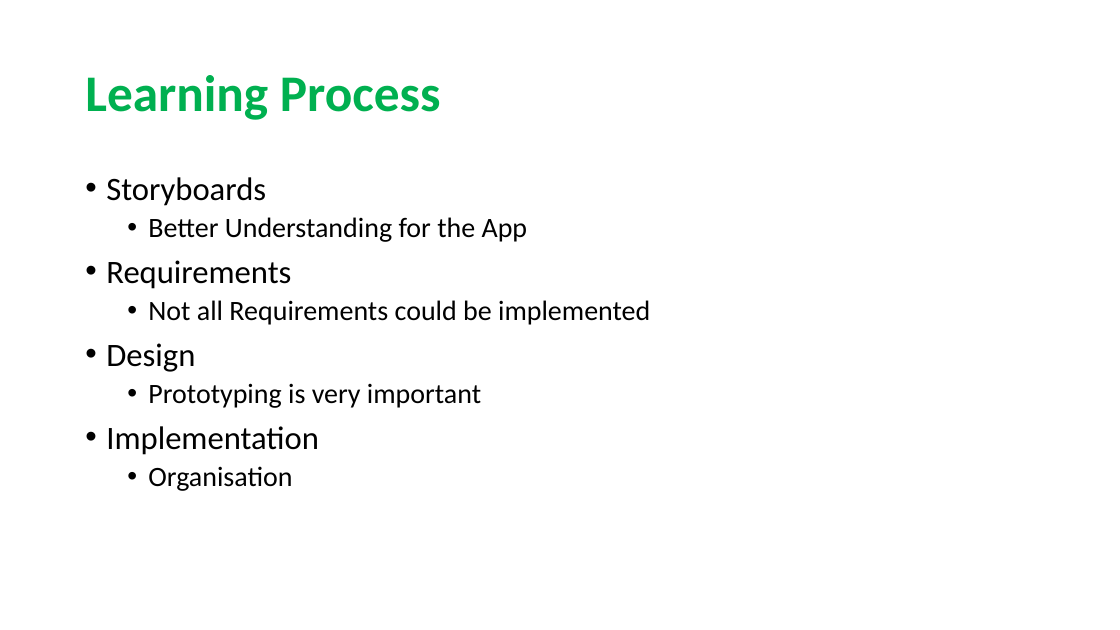
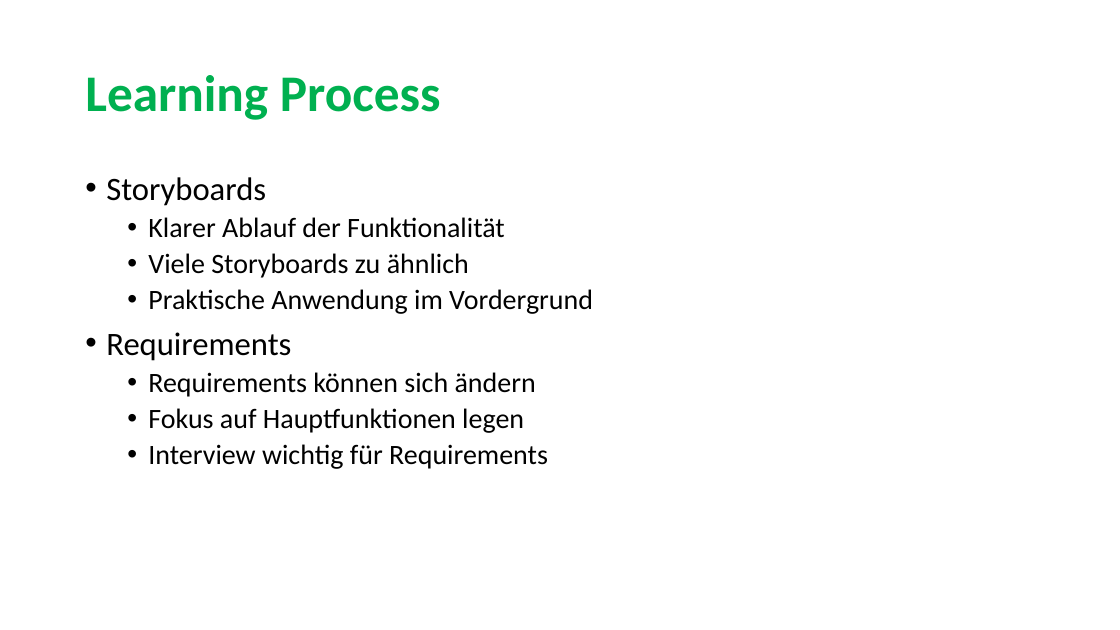
Before and after one commit to sarahmele/ch.bfh.btx8081.w2015.green, a slide deck: slide 7 of doc/task14/Task14.pptx (slide 8 before the commit). Drawn at 1120x630 pixels with LibreOffice and Linux fonts; fonts in the diff are those of the drawing. Boxes give left, top, right and bottom in pixels: in the first picture for what was removed or moved away, otherwise in the second. Text is boxed around its words. In the diff, an @@ line names an element or a change of style, - is before the commit and + after.

```diff
--- a/doc/task14/Task14.pptx
+++ b/doc/task14/Task14.pptx
@@ text at bbox=[148, 217, 593, 314]: text changed @@
-  • Better Understanding for the App
+  • Klarer Ablauf der Funktionalität
+  • Viele Storyboards zu ähnlich
+  • Praktische Anwendung im Vordergrund
@@ text at bbox=[148, 372, 548, 469]: text changed @@
-  • Not all Requirements could be implemented
-• Design
-  • Prototyping is very important
-• Implementation
-  • Organisation
+  • Requirements können sich ändern
+  • Fokus auf Hauptfunktionen legen
+  • Interview wichtig für Requirements
```
Also in this commit, not shown: 2 other slides changed, 2 slides added, 1 slide removed.
